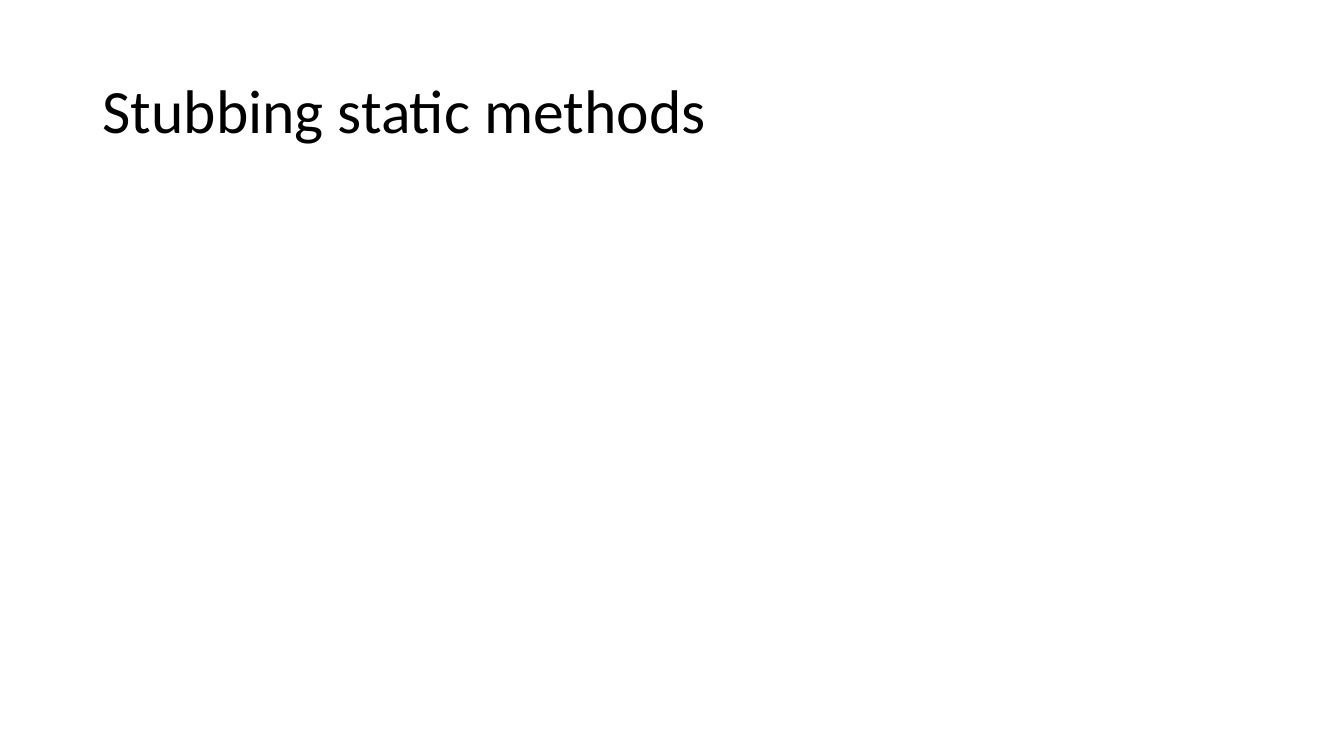
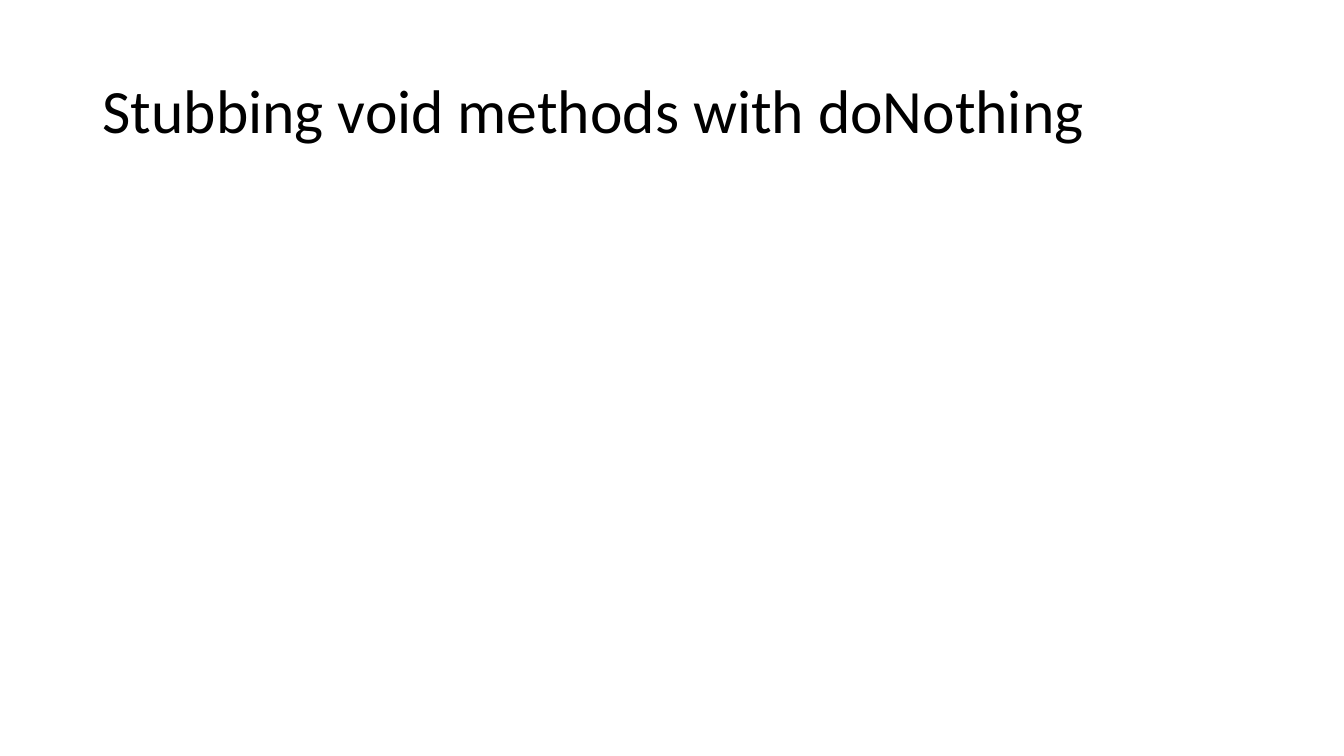
Before and after one commit to cebartling/test-driven, a slide deck: slide 8 of presentations/Introduction to Mockito.pptx (slide 9 before the commit). Drawn at 1344x756 pixels with LibreOffice and Linux fonts; fonts in the diff are those of the drawing. Boxes give left, top, right and bottom in pixels: in the first picture for what was removed or moved away, otherwise in the second. Text is boxed around its words. In the diff, an @@ line names an element or a change of style, - is before the commit and + after.

```diff
--- a/presentations/Introduction to Mockito.pptx
+++ b/presentations/Introduction to Mockito.pptx
@@ title at bbox=[102, 90, 1083, 144]: text changed @@
-Stubbing static methods
+Stubbing void methods with doNothing
```
Also in this commit, not shown: 2 other slides changed, 6 slides added, 4 slides removed.
